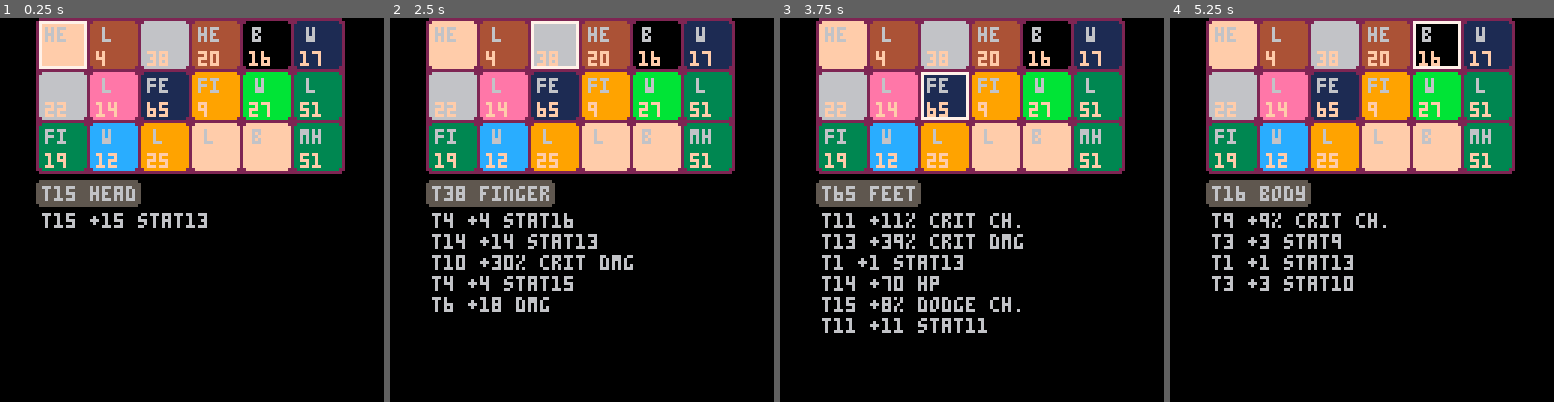
Above: before the commit, frames 1-4 (left to right).
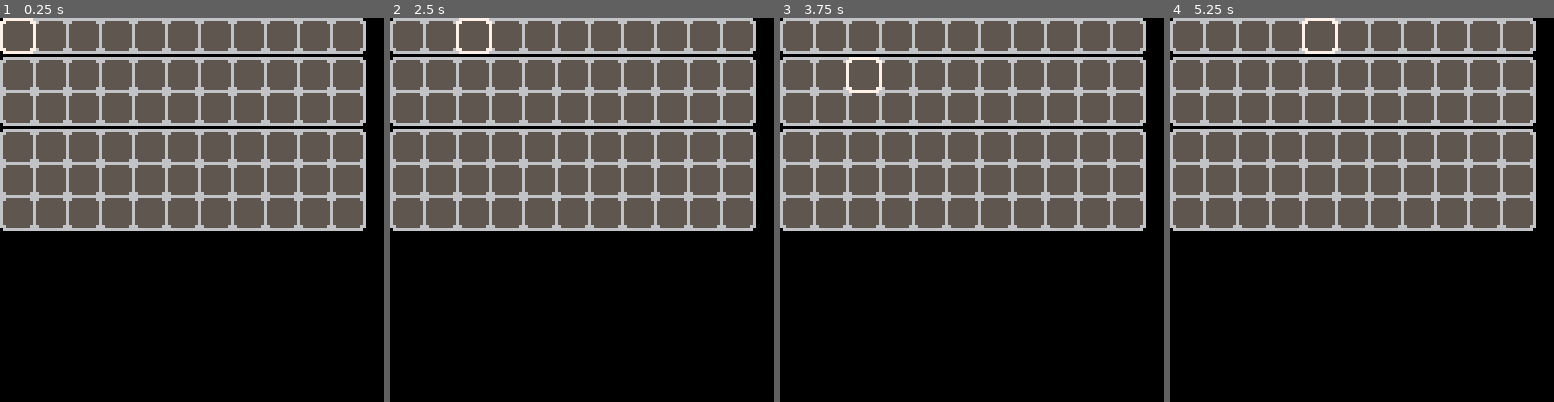
Above: after the commit, the same moments.

Repository: akd-io/pico8
Game: PICO-8 cartridge rpg/demos/inventory.p8
Same seed, same stepped clock (60 frames per second), same inputs: the game is played once before the commit and once after it.
Inputs:
- Up to frame 1 (0.25 s): no input
- Up to frame 2 (2.5 s): hold Right 1.6-2.1 s; hold Up 2.15-2.42 s; hold Right from 2.47 s (still down)
- Up to frame 3 (3.75 s): release Right at 3.03 s; hold Left 3.08-3.58 s; hold Down from 3.63 s (still down)
- Up to frame 4 (5.25 s): release Down at 3.97 s; hold Right 4.02-4.68 s; hold Up 4.73-5.03 s; hold Left from 5.08 s (still down)

The runs differ from the first frame. In frame 1, 50% of the frame differs, in the area x 0-96%, y 0-56%; in frame 2, 52%; in frame 3, 53%, in the area x 0-96%, y 0-83%; in frame 4, 52%.

Commit message:
Update inventory demo

Diff:
--- a/rpg/demos/inventory.p8
+++ b/rpg/demos/inventory.p8
@@ -5,89 +5,149 @@
 -- by akd
 
 #include ../../lib/shallow_copy.lua
+#include ../../lib/round_rect.lua
 #include ../../lib/round_rectfill.lua
 #include ../../lib/get_text_width.lua
 #include ../../lib/simple_print_center.lua
 #include ../../lib/find.lua
 #include ../../lib/join.lua
 #include ../../lib/table_to_str.lua
+#include ../../lib/array_methods.lua
 #include ../lib/items.lua
 #include ../lib/generate_item.lua
 
-local inventory = {
-  rows = 3,
-  columns = 6,
-  selectedRow = 1,
-  selectedColumn = 1,
-  cellWidth = 16,
-  cellHeight = 16,
-  cellPadding = 1,
-  items = {},
-  init = function(self)
-    for row = 1, self.rows do
-      for column = 1, self.columns do
-        add(self.items, generateItem())
-      end
+function makeInventory(rows)
+  return {
+    rows = rows or 3,
+    columns = 11,
+    cellWidth = 10,
+    cellHeight = 10,
+    cellPadding = 1,
+    items = {}
+  }
+end
+
+function fillInventory(inventory)
+  for row = 1, inventory.rows do
+    for column = 1, inventory.columns do
+      inventory.items[(row - 1) * inventory.columns + column] = rnd() > 0.1 and generateItem() or nil
     end
-  end,
-  update = function(self)
-    local dx = tonum(btnp(➡️)) - tonum(btnp(⬅️))
-    local dy = tonum(btnp(⬇️)) - tonum(btnp(⬆️))
-    self.selectedColumn = mid(1, self.selectedColumn + dx, self.columns)
-    self.selectedRow = mid(1, self.selectedRow + dy, self.rows)
-  end,
-  draw = function(self)
-    -- Draw background
-    local width = self.cellPadding + self.columns * (self.cellWidth + self.cellPadding)
-    local height = self.cellPadding + self.rows * (self.cellHeight + self.cellPadding)
-    local outerX = (128 - width) / 2
-    local outerY = 0
-    roundRectfill(outerX, outerY, outerX + width - 1, outerY + height - 1, 2)
+  end
+end
 
-    -- Draw item backgrounds and tiers
-    for column = 1, self.columns do
-      for row = 1, self.rows do
-        local item = self.items[(row - 1) * self.columns + column]
-        local tier = getTier(item)
+function drawInventory(inventory, highlight, outerX, outerY)
+  local cellPadding = inventory.cellPadding
+  local cellWidth = inventory.cellWidth
+  local cellHeight = inventory.cellHeight
+  local columns = inventory.columns
+  local rows = inventory.rows
+  local items = inventory.items
 
-        -- Draw item background
-        local x = outerX + self.cellPadding + (column - 1) * (self.cellWidth + self.cellPadding)
-        local y = outerY + self.cellPadding + (row - 1) * (self.cellHeight + self.cellPadding)
-        roundRectfill(x, y, x + self.cellWidth - 1, y + self.cellHeight - 1, tier)
-        local selected = self.selectedRow == row and self.selectedColumn == column
-        if selected then
-          rect(x, y, x + self.cellWidth - 1, y + self.cellHeight - 1, 7)
-        end
+  -- Draw background
+  local width = cellPadding + columns * (cellWidth + cellPadding)
+  local height = cellPadding + rows * (cellHeight + cellPadding)
+  roundRectfill(outerX, outerY, outerX + width - 1, outerY + height - 1, 6)
+
+  -- Draw item backgrounds and tiers
+  for column = 1, columns do
+    for row = 1, rows do
+      local item = items[(row - 1) * columns + column]
+
+      local x = outerX + cellPadding + (column - 1) * (cellWidth + cellPadding)
+      local y = outerY + cellPadding + (row - 1) * (cellHeight + cellPadding)
+
+      -- Draw gray item background
+      roundRectfill(x, y, x + cellWidth - 1, y + cellHeight - 1, 5)
+      if (item ~= nil) then
+        -- Draw tiered item background
+        roundRect(x, y, x + cellWidth - 1, y + cellHeight - 1, getTier(item))
 
         -- Draw item sprite
         local spriteId = findi(item_types, item.equipment_type) - 1
         local spriteX, spriteY = x + 1, y + 1
         spr(spriteId, spriteX, spriteY)
-
-        -- Draw item tier
-        local tier = getTier(item)
-        print(tier, spriteX + 1, spriteY + 9, 15)
       end
     end
+  end
 
-    -- Draw selected item
-    local selectedItem = self.items[(self.selectedRow - 1) * self.columns + self.selectedColumn]
-    local labelY = outerY + height + 2
-    drawItem(selectedItem, outerX, labelY)
+  if (highlight ~= nil) then
+    -- Draw highlight
+    local highlightX = outerX + (highlight.x - 1) * (cellWidth + cellPadding)
+    local highlightY = outerY + (highlight.y - 1) * (cellHeight + cellPadding)
+    roundRect(highlightX, highlightY, highlightX + cellWidth + 1, highlightY + cellHeight + 1, 7, true)
   end
-}
+end
+
+local equipmentInventory = makeInventory(1)
+local safeInventory = makeInventory(2)
+local volatileInventory = makeInventory(3)
+local inventories = { equipmentInventory, safeInventory, volatileInventory }
+
+local equipmentInventoryOffset = 0
+local safeInventoryOffset = 1
+local volatileInventoryOffset = 3
+local rowOffsets = { equipmentInventoryOffset, safeInventoryOffset, volatileInventoryOffset }
+
+local rowToInventory = { 1, 2, 2, 3, 3, 3 }
+
+local totalColumns = inventories[1].columns
+local totalRows = arrayReduce(inventories, function(acc, cur) return acc + cur.rows end, 0)
+
+local selectedColumn, selectedRow = 1, 1
 
 function _init()
-  inventory:init()
+  menuitem(
+    1, "fill inventory", function()
+      fillInventory(equipmentInventory)
+      fillInventory(safeInventory)
+      fillInventory(volatileInventory)
+    end
+  )
 end
 
 function _update60()
-  inventory:update()
+  local dx = tonum(btnp(➡️)) - tonum(btnp(⬅️))
+  local dy = tonum(btnp(⬇️)) - tonum(btnp(⬆️))
+  selectedColumn = mid(1, selectedColumn + dx, totalColumns)
+  selectedRow = mid(1, selectedRow + dy, totalRows)
 end
 
 function _draw()
   cls()
-  inventory:draw()
+
+  local currentInventoryIndex = rowToInventory[selectedRow]
+  local currentInventory = currentInventoryIndex == 1 and equipmentInventory
+      or currentInventoryIndex == 2 and safeInventory
+      or currentInventoryIndex == 3 and volatileInventory
+
+  local highlight = {
+    x = selectedColumn,
+    y = selectedRow
+        - (currentInventoryIndex == 1 and equipmentInventoryOffset
+          or currentInventoryIndex == 2 and safeInventoryOffset
+          or currentInventoryIndex == 3 and volatileInventoryOffset)
+  }
+
+  drawInventory(
+    equipmentInventory, currentInventoryIndex == 1 and highlight or nil,
+    0, 0
+  )
+  drawInventory(
+    safeInventory, currentInventoryIndex == 2 and highlight or nil,
+    0, 13
+  )
+  drawInventory(
+    volatileInventory, currentInventoryIndex == 3 and highlight or nil,
+    0, 37
+  )
+
+  local items = currentInventory.items
+
+  -- Draw selected item
+  local selectedItem = items[(highlight.y - 1) * currentInventory.columns + highlight.x]
+  if (selectedItem ~= nil) then
+    drawItem(selectedItem, 0, 72)
+  end
 end
 
 
Not shown, changed: 32 lines of the sprite sheet (__gfx__) section of rpg/demos/inventory.p8
